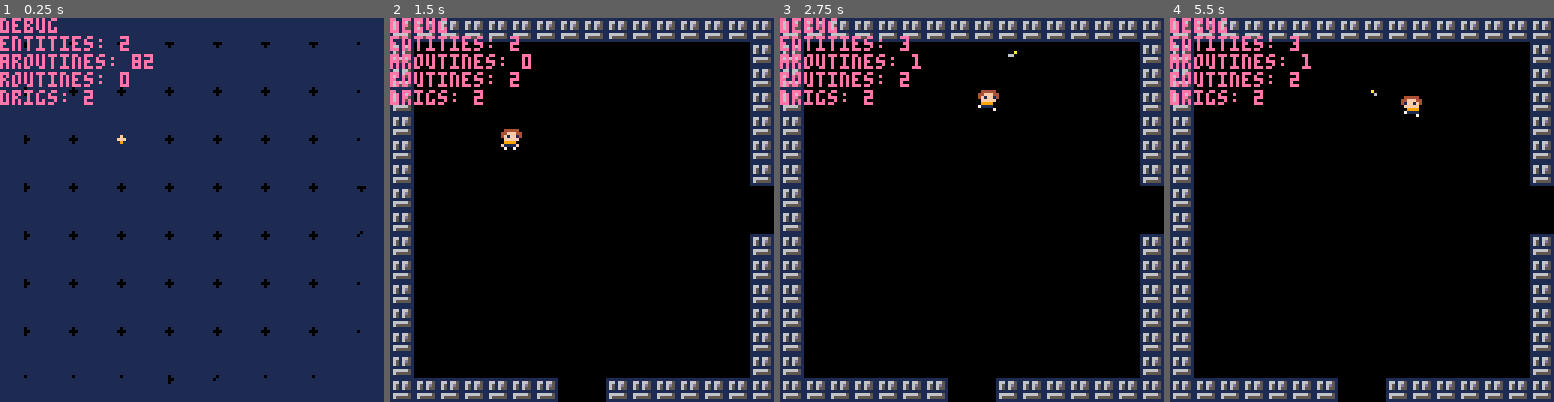
Above: before the commit, frames 1-4 (left to right).
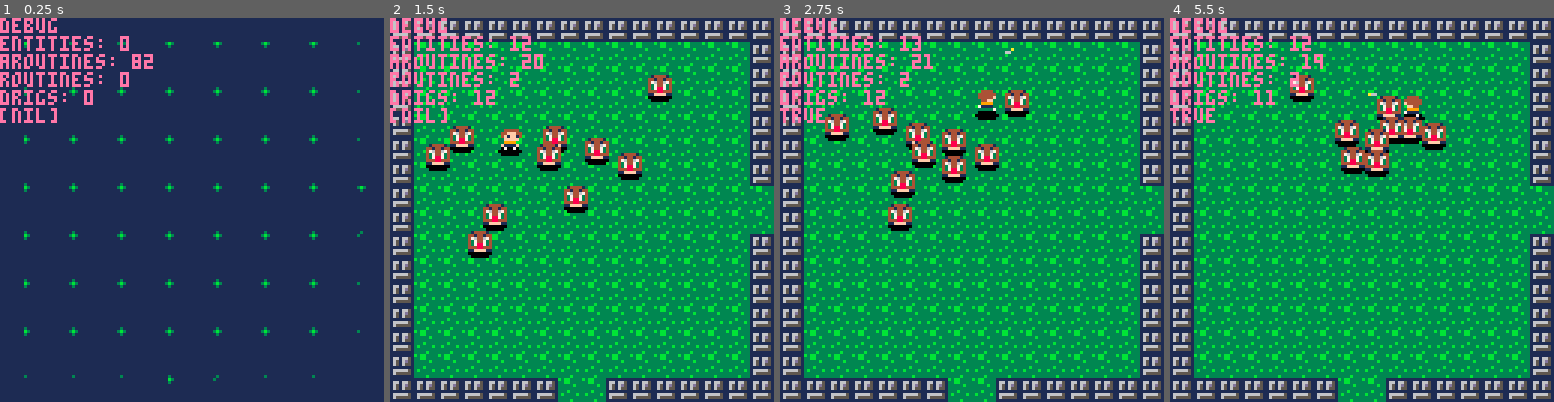
Above: after the commit, the same moments.

Repository: Zerk4112/cutemup
Game: PICO-8 cartridge cutemup.p8
Two runs of this game, one before a commit and one after it. Both use one fixed random seed, a clock stepped at 60 frames per second and the inputs below.
Inputs:
- Up to frame 1 (0.25 s): no input
- Up to frame 2 (1.5 s): tap X (X key) at 0.33, 1.07 s; tap O (Z key) at 0.7 s
- Up to frame 3 (2.75 s): hold Right 1.6-2.1 s; tap O (Z key) at 1.7, 2.1, 2.5 s; tap X (X key) at 1.85 s; hold Up 2.15-2.42 s; hold Right from 2.47 s (still down)
- Up to frame 4 (5.5 s): tap O (Z key) every 0.4 s from 2.9 to 5.3 s; tap X (X key) at 2.97, 4.08, 5.2 s; release Right at 3.03 s; hold Left 3.08-3.58 s; hold Down 3.63-3.97 s; hold Right 4.02-4.68 s; hold Up 4.73-5.03 s; hold Left from 5.08 s (still down)

The runs differ from the first frame. In frame 1, 1.8% of the frame differs, in the area x 0-96%, y 5-96%; in frame 2, 76%; in frame 3, 76%; in frame 4, 76%, in the area x 0-100%, y 4-100%.

Commit message:
Finish Test Goomba And Extra Player Animations I went a little overboard after finishing the goomba List - Modicum of Effort - got the test goomba to a working state, will need updating later. - Got carried away and made front-facing animations for the Player. Notes

Diff:
--- a/cutemup.p8
+++ b/cutemup.p8
@@ -13,28 +13,26 @@
 	menuitem(1,"Toggle Player 2", function() local p2=players[2] p2.pos.x = players[1].pos.x p2.pos.y = players[1].pos.y p2.act=not p2.act end)
 	init_scenes()
 	ai_steer_spd=0.070
-	max_ents=0
+	max_ents=10
 	aroutines={}
 	drigs = {}
 	routines={}
 	entities={}
 	cament = create_ent({}, -1, {x=0,y=0,w=4,h=4}, _mot, _coll_box)
-	cament.coll_box = cmpnt_new_coll_box(64, 64, 10, 10, function() end)
+	-- cament.coll_box = create_coll_box(64, 64, 10, 10, function() end)
 	del(drigs, cament.draw_rig)
 	del(entities, cament)
 	init_players()
+	for p in all(players) do clean_ent(p) end
 	ents=2
 	add(routines, test)
 	switch_scene(scenes.stage1, true)
 end
 
 function _update60()
-	if (current_scene~=nil and current_scene.update~=nil) current_scene:update()
+	if (current_scene~=nil and current_scene.update~=nil and not scene_switch) current_scene:update()
 	manage_routines()
-	for i, p in pairs(players) do
-		update_coll_box(p)
-		-- check_collision(p)
-	end
+
 end
 
 function _draw()
@@ -65,6 +63,7 @@
 	print('aroutines: '..#aroutines)
 	print('routines: '..#routines)
 	print('drigs: '..#drigs)
+	print(players[1].sprhflip)
 	-- print(tostr(players[1].srtn))
 	-- print(players[1].sprflip)
 	-- print(#aroutines)
@@ -79,28 +78,50 @@
 function init_players()
 	if (players~=nil) for p in all(players) do clean_ent(p) end
 	players={}
+
+	pstand = {31}
+	psstand = {62}
+	pfstand = {46}
+	pfsstand = {30}
+
 	prun = {18,19,20,21}
-	pstand = {31}
 	psrun = {58,59,60,61}
-	psstand = {62}
+	pfrun = {42,43,44,45}
+	pfsrun = {26,27,28,29}
+
 	for i=0,1 do
 		local p = create_ent(prun, i)
 		p.chx,p.chy=0,0
-		p.coll_box = cmpnt_new_coll_box(2, 2, 4, 4, player_collide)
+		-- p.coll_box = create_coll_box(2, 2, 4, 4, player_collide)
 		p.logic = create_timer(function()
 			if p.mot.dx<-0.1 or p.mot.dy < -0.1 or p.mot.dx > 0.1 or p.mot.dy > 0.1 then
 				if p.shooting then
-					p.sprtab = psrun
+					if p.sprhflip then
+						p.sprtab = pfsrun
+					else
+						p.sprtab = psrun
+					end
 				else
-					p.sprtab = prun
+					if p.sprhflip then
+						p.sprtab = pfrun
+					else
+
+						p.sprtab = prun
+					end
 				end
-				p.moving=true
 			else
-				p.moving=false
 				if p.shooting then
-					p.sprtab = psstand
+					if p.sprhflip then
+						p.sprtab = pfsstand
+					else
+						p.sprtab = psstand
+					end
 				else
-					p.sprtab = pstand
+					if p.sprhflip then
+						p.sprtab = pfstand
+					else
+						p.sprtab = pstand
+					end
 				end
 			end
 		end,1,true)
@@ -118,9 +139,8 @@
 end
 
 function create_bullet(_x,_y,_s,_a,_id)
-	local id = _id or -2
 	local dx,dy = cos(_a)*_s,sin(_a)*_s
-	local b = create_ent({}, id, {x=_x,y=_y,w=1,h=1}, {
+	local b = create_ent({}, -2, {x=_x,y=_y,w=1,h=1}, {
 		dx=dx, --dx
 		dy=dy, --dy,
 		a=1,
@@ -131,6 +151,7 @@
 	b.behavior = create_timer(function()
 		-- update_coll_box(b)
 		-- check_collision(b)
+		local entshot = false
 		move_entity(b)
 		local bx,by = b.pos.x,b.pos.y
 		local a = aget(_x,_y,bx,by)
@@ -138,7 +159,11 @@
 
 		line(bx,by,bx+ddx,by+ddy,6)
 		pset(bx,by,10)
-
+		for e in all(entities) do
+			if check_pos_collision(bx,by, e.coll_box) then
+				if (e.pid>1 and e.act) clean_ent(e) e.act=false clean_ent(b) sfx(1)
+			end
+		end
 		if b.mot.dx~=dx or b.mot.dy~=dy or off_cam(bx, by) then
 			clean_ent(b)
 		end
@@ -151,6 +176,7 @@
 
 function player_shoot(p)
 	p.ps = p.sprflip
+	p.psh = p.sprhflip
 	local x,y = p.pos.x+3.5,p.pos.y+3.5
 	local a = aget(x,y,x+p.mot.dx,y+p.mot.dy)
 	local ch = create_timer(function()
@@ -182,7 +208,7 @@
 					circfill(px, py,1,7)
 					yield()
 				end
-				create_bullet(p.chx, p.chy,2,aget(p.pos.x+3.5, p.pos.y+3.5,p.chx,p.chy)+rnd(0.035)-rnd(0.035))
+				create_bullet(p.chx, p.chy,2,aget(p.pos.x+3.5, p.pos.y+3.5,p.chx,p.chy)+rnd(0.015)-rnd(0.015))
 				yield()
 			end
 			yield()
@@ -207,14 +233,22 @@
 		p.mot.dx+=p.mot.a
 		if (not p.shooting) p.sprflip=false
 	end
-	if (btn(2,p.pid)) p.mot.dy-=p.mot.a
-	if (btn(3,p.pid)) p.mot.dy+=p.mot.a
+	if (btn(2,p.pid)) then
+		p.mot.dy-=p.mot.a
+		if (not p.shooting) p.sprhflip=true
+
+	end
+	if (btn(3,p.pid)) then
+		if (not p.shooting) p.sprhflip=false
+		p.mot.dy+=p.mot.a
+	end
 	if btn(4, p.pid) then
 		p.shooting=true
 		if p.srtn == nil then
 			player_shoot(p)
 		else
 			p.sprflip=p.ps
+			p.sprhflip=p.psh
 		end
 	end
 	if (btn(5, p.pid)) printh('x button pressed')
@@ -276,21 +310,16 @@
 
 end
 
-function create_testent(_x,_y)
-	local p = create_ent({207}, ents, {
+function create_sml_goomba(_x,_y)
+	local p = create_ent({71,72,71,70}, ents, {
 		x=_x, --x
 		y=_y, --y,
 		w=7,
 		h=7
-	}, {
-		dx=0, --dx
-		dy=0, --dy,
-		-- a=0.2,
-		a=randbi(0.3,0.4),
-		mspd=0.4,
-		drg=0.9,
-		ang=0
-	}, cmpnt_new_coll_box(0, 0, 6, 4))
+	})
+	p.coll_box=create_coll_box(-1, 5, 9, 5, function()  end)
+	p.mot.mspd=0.2
+	p.animdelay=15
 	-- p.coll_box.coll_callback = function(cb, e)
 	-- 	-- printh(tbl_dump(t))
 	-- 	if e.pid <2 then
@@ -321,7 +350,7 @@
 	end,1,true)
 	add(aroutines, p.behavior)
 	add(aroutines, p.pathing)
-	add(entities, p)
+	-- add(entities, p)
 	ents+=1
 	return p
 end
@@ -364,11 +393,11 @@
 	for n=-0.25,0.25, 0.25 do -- draw 3 pixels. One in front, and one on each side
 		tx=(e.pos.x+e.pos.w/2)-(cos(ang+n)*6) -- define x for current pixel
 		ty=(e.pos.y+e.pos.h/2)-(sin(ang+n)*6) -- define y for current pixel
-		circfill(tx,ty,1,col)
+		-- circfill(tx,ty,1,col)
 		yield() -- yield processing back to main loop
 		for i, ent in pairs(entities) do -- loop through entities to see if any are colliding with path pixel
 			if e.pid ~= ent.pid and ent.pid>1 then -- If the entity is another enemy, then continue
-				if sys_pos__coll_check(tx,ty, ent.coll_box) then -- if colliding with another enemy
+				if check_pos_collision(tx,ty, ent.coll_box) then -- if colliding with another enemy
 					if n==0 then -- if colliding enemy is in front, stop moving
 						e.mot.a=0
 						yield() -- yield processing back to main loop
@@ -385,11 +414,8 @@
 end
 
 function ai__move_to_target(ent)
-	local tdst = dst(ent, ent.targ)
-	ent.mot.dx-=cos(ent.mot.ang)--*-(tdst+ent.mot.a)
-	ent.mot.dy-=sin(ent.mot.ang)--*-(tdst+ent.mot.a)
-	-- ent.mot.dx*=(ent.mot.a)
-	-- ent.mot.dy*=(ent.mot.a)
+	ent.mot.dx-=cos(ent.mot.ang)
+	ent.mot.dy-=sin(ent.mot.ang)
 end
 
 -->8
@@ -674,7 +700,7 @@
 			drg=0.9,
 			ang=0
 		},
-		coll_box = _coll_box or cmpnt_new_coll_box(1, 1, 5, 4, function()  end)
+		coll_box = _coll_box or create_coll_box(0, 6, 7, 4, function()  end)
 	}
 	e.mot.oa=e.mot.a
 	e.draw_rig = ent_drawing_rig(e)
@@ -824,7 +850,7 @@
 function init_stage1()
 	music(0)
 	for i=1, max_ents do
-		create_testent(rnd(128), rnd(128))
+		create_sml_goomba(randbi(16,100), randbi(16,100))
 	end
 	init_players()
 	players[2].act=false
@@ -837,6 +863,7 @@
 function update_stage1()
 	if not scene_switch then
 		for i, p in pairs(players) do
+			update_coll_box(p)
 			if p.act then
 				update_controls(p)
 				if (not cament.moving) move_entity(p)
@@ -951,7 +978,7 @@
 --marked as solid would prevent
 --movement into that spot.)
 
-function cmpnt_new_coll_box(_cx, _cy, _cw, _ch, _coll_callback)
+function create_coll_box(_cx, _cy, _cw, _ch, _coll_callback)
     local coll_box = {
         cx = _cx,
         cy = _cy,
@@ -966,7 +993,7 @@
 	return coll_box
 end
 
-function sys_pos__coll_check(x,y, coll_box)
+function check_pos_collision(x,y, coll_box)
 	return (coll_box.cx_r>=x and
 	coll_box.cx_l<=x) and
 	(coll_box.cy_b>=y and
@@ -1217,21 +1244,21 @@
 0000000000000000000000000000000100000000000000000000000000000001000001000000000000000101010101010000000001010100000000000000000000000000000000000000000000000000000000000000000000000000000000000000000000000000000000000000000000000000000000000000000000000000
 __map__
 6f6f6f6f6f6f6f6f6f6f6f6f6f6f6f6f6f6f6f6f6f6f6f6f6f6f6f6f6f6f6f6f000000000000000000000000000000000000000000000000000000000000000000000000000000000000000000000000000000000000000000000000000000000000000000000000000000000000000000000000000000000000000000000000
-6f00000000000000000000000000006f6f4d4d4d4d4d4d4d4d4d4d4d4d4d4d6f000000000000000000000000000000000000000000000000000000000000000000000000000000000000000000000000000000000000000000000000000000000000000000000000000000000000000000000000000000000000000000000000
-6f00000000000000000000000000006f6f4d4d4d4d4d4d4d4d4d4d4d4d4d4d6f000000000000000000000000000000000000000000000000000000000000000000000000000000000000000000000000000000000000000000000000000000000000000000000000000000000000000000000000000000000000000000000000
-6f00000000000000000000000000006f6f4d4d4d4d4d4d4d4d4d4d4d4d4d4d6f000000000000000000000000000000000000000000000000000000000000000000000000000000000000000000000000000000000000000000000000000000000000000000000000000000000000000000000000000000000000000000000000
-6f00000000000000000000000000006f6f4d4d4d4d4d4d4d4d4d4d4d4d4d4d6f000000000000000000000000000000000000000000000000000000000000000000000000000000000000000000000000000000000000000000000000000000000000000000000000000000000000000000000000000000000000000000000000
-6f00000000000000000000000000006f6f4d4d4d4d4d4d4d4d4d4d4d4d4d4d6f000000000000000000000000000000000000000000000000000000000000000000000000000000000000000000000000000000000000000000000000000000000000000000000000000000000000000000000000000000000000000000000000
-6f00000000000000000000000000006f6f4d4d4d4d4d4d4d4d4d4d4d4d4d4d6f000000000000000000000000000000000000000000000000000000000000000000000000000000000000000000000000000000000000000000000000000000000000000000000000000000000000000000000000000000000000000000000000
-6f0000000000000000000000000000004d4d4d4d4d4d4d4d4d4d4d4d4d4d4d6f000000000000000000000000000000000000000000000000000000000000000000000000000000000000000000000000000000000000000000000000000000000000000000000000000000000000000000000000000000000000000000000000
-6f0000000000000000000000000000004d4d4d4d4d4d4d4d4d4d4d4d4d4d4d6f000000000000000000000000000000000000000000000000000000000000000000000000000000000000000000000000000000000000000000000000000000000000000000000000000000000000000000000000000000000000000000000000
-6f00000000000000000000000000006f6f4d4d4d4d4d4d4d4d4d4d4d4d4d4d6f000000000000000000000000000000000000000000000000000000000000000000000000000000000000000000000000000000000000000000000000000000000000000000000000000000000000000000000000000000000000000000000000
-6f00000000000000000000000000006f6f4d4d4d4d4d4d4d4d4d4d4d4d4d4d6f000000000000000000000000000000000000000000000000000000000000000000000000000000000000000000000000000000000000000000000000000000000000000000000000000000000000000000000000000000000000000000000000
-6f00000000000000000000000000006f6f4d4d4d4d4d4d4d4d4d4d4d4d4d4d6f000000000000000000000000000000000000000000000000000000000000000000000000000000000000000000000000000000000000000000000000000000000000000000000000000000000000000000000000000000000000000000000000
-6f00000000000000000000000000006f6f4d4d4d4d4d4d4d4d4d4d4d4d4d4d6f000000000000000000000000000000000000000000000000000000000000000000000000000000000000000000000000000000000000000000000000000000000000000000000000000000000000000000000000000000000000000000000000
-6f00000000000000000000000000006f6f4d4d4d4d4d4d4d4d4d4d4d4d4d4d6f000000000000000000000000000000000000000000000000000000000000000000000000000000000000000000000000000000000000000000000000000000000000000000000000000000000000000000000000000000000000000000000000
-6f00000000000000000000000000006f6f4d4d4d4d4d4d4d4d4d4d4d4d4d4d6f000000000000000000000000000000000000000000000000000000000000000000000000000000000000000000000000000000000000000000000000000000000000000000000000000000000000000000000000000000000000000000000000
-6f6f6f6f6f6f6f00006f6f6f6f6f6f6f6f6f6f6f6f6f6f4d4d6f6f6f6f6f6f6f000000000000000000000000000000000000000000000000000000000000000000000000000000000000000000000000000000000000000000000000000000000000000000000000000000000000000000000000000000000000000000000000
+6f4d4d4d4d4d4d4d4d4d4d4d4d4d4d6f6f4d4d4d4d4d4d4d4d4d4d4d4d4d4d6f000000000000000000000000000000000000000000000000000000000000000000000000000000000000000000000000000000000000000000000000000000000000000000000000000000000000000000000000000000000000000000000000
+6f4d4d4d4d4d4d4d4d4d4d4d4d4d4d6f6f4d4d4d4d4d4d4d4d4d4d4d4d4d4d6f000000000000000000000000000000000000000000000000000000000000000000000000000000000000000000000000000000000000000000000000000000000000000000000000000000000000000000000000000000000000000000000000
+6f4d4d4d4d4d4d4d4d4d4d4d4d4d4d6f6f4d4d4d4d4d4d4d4d4d4d4d4d4d4d6f000000000000000000000000000000000000000000000000000000000000000000000000000000000000000000000000000000000000000000000000000000000000000000000000000000000000000000000000000000000000000000000000
+6f4d4d4d4d4d4d4d4d4d4d4d4d4d4d6f6f4d4d4d4d4d4d4d4d4d4d4d4d4d4d6f000000000000000000000000000000000000000000000000000000000000000000000000000000000000000000000000000000000000000000000000000000000000000000000000000000000000000000000000000000000000000000000000
+6f4d4d4d4d4d4d4d4d4d4d4d4d4d4d6f6f4d4d4d4d4d4d4d4d4d4d4d4d4d4d6f000000000000000000000000000000000000000000000000000000000000000000000000000000000000000000000000000000000000000000000000000000000000000000000000000000000000000000000000000000000000000000000000
+6f4d4d4d4d4d4d4d4d4d4d4d4d4d4d6f6f4d4d4d4d4d4d4d4d4d4d4d4d4d4d6f000000000000000000000000000000000000000000000000000000000000000000000000000000000000000000000000000000000000000000000000000000000000000000000000000000000000000000000000000000000000000000000000
+6f4d4d4d4d4d4d4d4d4d4d4d4d4d4d4d4d4d4d4d4d4d4d4d4d4d4d4d4d4d4d6f000000000000000000000000000000000000000000000000000000000000000000000000000000000000000000000000000000000000000000000000000000000000000000000000000000000000000000000000000000000000000000000000
+6f4d4d4d4d4d4d4d4d4d4d4d4d4d4d4d4d4d4d4d4d4d4d4d4d4d4d4d4d4d4d6f000000000000000000000000000000000000000000000000000000000000000000000000000000000000000000000000000000000000000000000000000000000000000000000000000000000000000000000000000000000000000000000000
+6f4d4d4d4d4d4d4d4d4d4d4d4d4d4d6f6f4d4d4d4d4d4d4d4d4d4d4d4d4d4d6f000000000000000000000000000000000000000000000000000000000000000000000000000000000000000000000000000000000000000000000000000000000000000000000000000000000000000000000000000000000000000000000000
+6f4d4d4d4d4d4d4d4d4d4d4d4d4d4d6f6f4d4d4d4d4d4d4d4d4d4d4d4d4d4d6f000000000000000000000000000000000000000000000000000000000000000000000000000000000000000000000000000000000000000000000000000000000000000000000000000000000000000000000000000000000000000000000000
+6f4d4d4d4d4d4d4d4d4d4d4d4d4d4d6f6f4d4d4d4d4d4d4d4d4d4d4d4d4d4d6f000000000000000000000000000000000000000000000000000000000000000000000000000000000000000000000000000000000000000000000000000000000000000000000000000000000000000000000000000000000000000000000000
+6f4d4d4d4d4d4d4d4d4d4d4d4d4d4d6f6f4d4d4d4d4d4d4d4d4d4d4d4d4d4d6f000000000000000000000000000000000000000000000000000000000000000000000000000000000000000000000000000000000000000000000000000000000000000000000000000000000000000000000000000000000000000000000000
+6f4d4d4d4d4d4d4d4d4d4d4d4d4d4d6f6f4d4d4d4d4d4d4d4d4d4d4d4d4d4d6f000000000000000000000000000000000000000000000000000000000000000000000000000000000000000000000000000000000000000000000000000000000000000000000000000000000000000000000000000000000000000000000000
+6f4d4d4d4d4d4d4d4d4d4d4d4d4d4d6f6f4d4d4d4d4d4d4d4d4d4d4d4d4d4d6f000000000000000000000000000000000000000000000000000000000000000000000000000000000000000000000000000000000000000000000000000000000000000000000000000000000000000000000000000000000000000000000000
+6f6f6f6f6f6f6f4d4d6f6f6f6f6f6f6f6f6f6f6f6f6f6f4d4d6f6f6f6f6f6f6f000000000000000000000000000000000000000000000000000000000000000000000000000000000000000000000000000000000000000000000000000000000000000000000000000000000000000000000000000000000000000000000000
 6f6f6f6f6f6f6f4d4d6f6f6f6f6f6f6f6f6f6f6f6f6f6f4c4c6f6f6f6f6f6f6f000000000000000000000000000000000000000000000000000000000000000000000000000000000000000000000000000000000000000000000000000000000000000000000000000000000000000000000000000000000000000000000000
 6f4d4d4d4d4d4d4d4d4d4d4d4d4d4d6f6f4c4c4c4c4c4c4c4c4c4c4c4c4c4c6f000000000000000000000000000000000000000000000000000000000000000000000000000000000000000000000000000000000000000000000000000000000000000000000000000000000000000000000000000000000000000000000000
 6f4d4d4d4d4d4d4d4d4d4d4d4d4d4d6f6f4c4c4c4c4c4c4c4c4c4c4c4c4c4c6f000000000000000000000000000000000000000000000000000000000000000000000000000000000000000000000000000000000000000000000000000000000000000000000000000000000000000000000000000000000000000000000000
Not shown, changed: 32 lines of the sprite sheet (__gfx__) section of cutemup.p8
Not shown, changed: the sound effects (__sfx__) section of cutemup.p8
